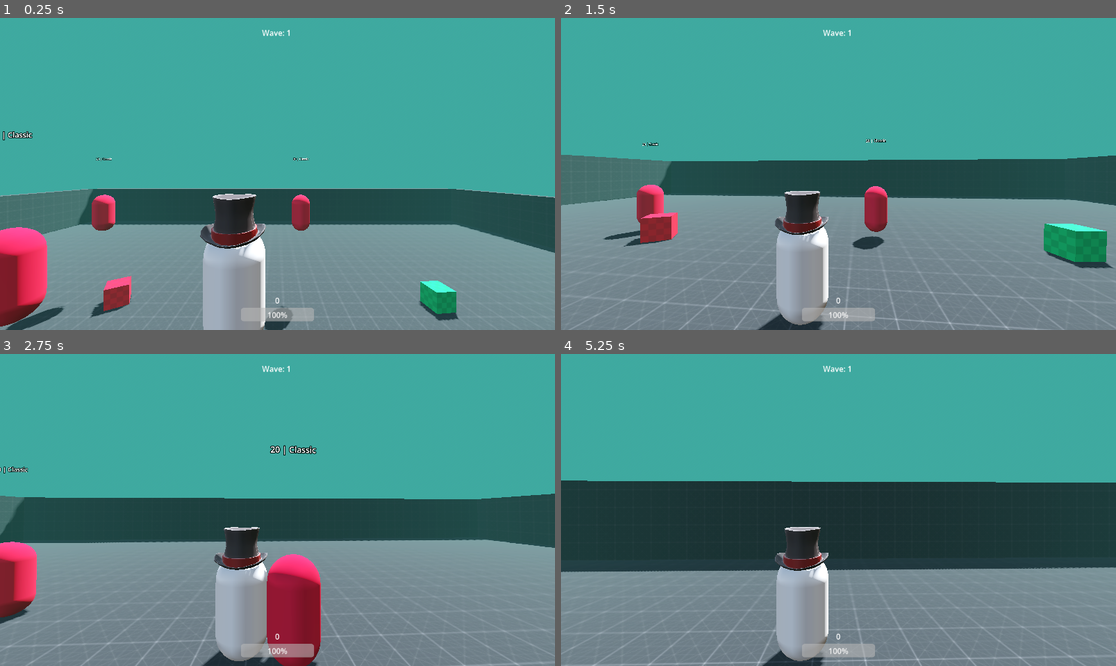
Above: before the commit, frames 1-4 (two rows, left to right).
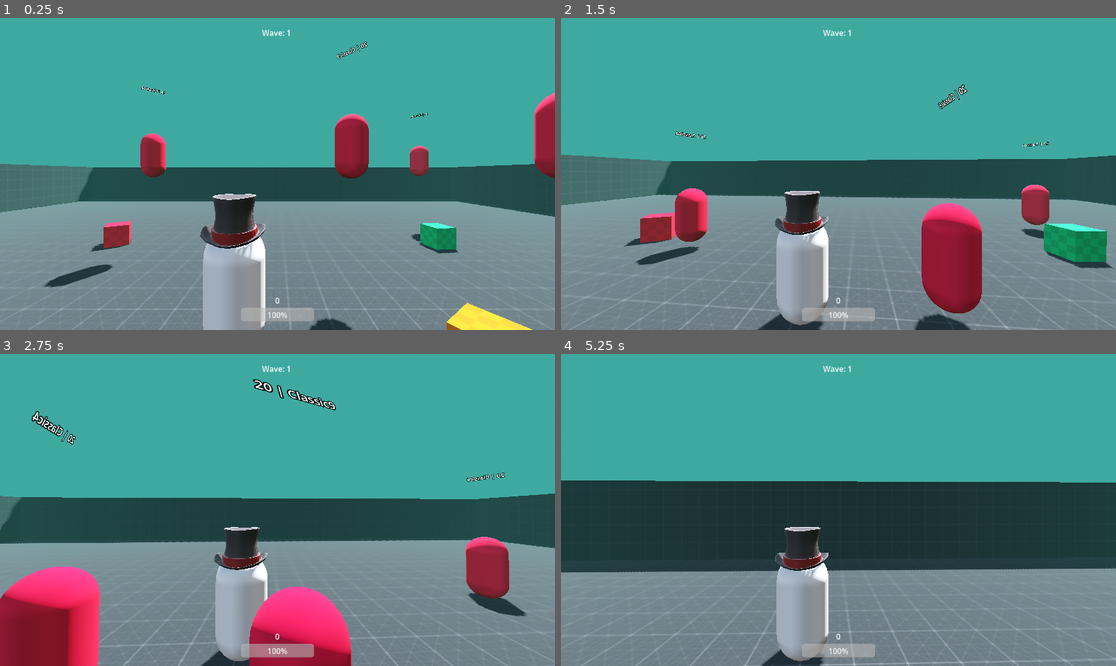
Above: after the commit, the same moments.

Repository: Just1n-Clark/tic-tac-attack
Game: Godot game, scene res://Scenes/Main.tscn
Two runs of this game, one before a commit and one after it. Both use one fixed random seed, a clock stepped at 60 frames per second and the inputs below.
Inputs (mouse positions are in pixels of both pictures, inside the frame that each line leads up to):
- Up to frame 1 (0.25 s): no input
- Up to frame 2 (1.5 s): move the mouse to (866, 174) at 0.52 s; hold W (forward) from 0.53 s (still down); click (866, 174) at 0.6 s; move the mouse to (810, 174) at 1.27 s; tap Space (alt_attack) at 1.35 s
- Up to frame 3 (2.75 s): keep holding W (forward); click (249, 510) at 1.55 s; move the mouse to (288, 503) at 2.02 s; click (288, 503) at 2.1 s
- Up to frame 4 (5.25 s): keep holding W (forward); move the mouse to (832, 516) at 2.77 s; tap Shift (dash) at 2.85 s; click (832, 516) at 3.05 s; move the mouse to (877, 513) at 3.52 s; click (877, 513) at 3.6 s; move the mouse to (794, 506) at 4.27 s; tap Space (alt_attack) at 4.35 s; click (794, 506) at 4.55 s; move the mouse to (844, 510) at 5.02 s; click (844, 510) at 5.1 s

The runs differ from the first frame. In frame 1, 24% of the frame differs, in the area x 0-100%, y 7-100%; in frame 2, 7.1%; in frame 3, 13%; in frame 4, 1.3%.

Commit message:
game manager sets up scene, no tinkering required.

Diff:
--- /dev/null
+++ b/GameManager.gd
@@ -0,0 +1,45 @@
+extends Node
+
+@export var player: PackedScene = preload("res://Scenes/Player.tscn");
+@export var enemy_spawner: PackedScene = preload("res://Scenes/EnemySpawner.tscn");
+
+@export var health_bar: ProgressBar;
+
+var player_instance: Player;
+var enemy_spawner_instance: EnemySpawner;
+
+func _ready() -> void:
+	initialize_game();
+
+func initialize_game():
+	player_instance = player.instantiate();
+	enemy_spawner_instance = enemy_spawner.instantiate();
+
+	# Set spawn position
+	player_instance.position = Vector3(0, 2, 0);
+
+	# Listen for game_over
+	player_instance.game_over.connect(_restart_game);
+
+	# Add to tree
+	add_child(player_instance);
+	add_child(enemy_spawner_instance);
+
+	# Set in Global for other scripts to access
+	Global.set_player(player_instance);
+
+	health_bar.init();
+
+func _restart_game():
+	# Remove spawned nodes
+	player_instance.queue_free();
+	enemy_spawner_instance.queue_free();
+
+	# Clean up enemies
+	var enemies = get_tree().get_nodes_in_group("enemy");
+	for enemy in enemies:
+		enemy.queue_free();
+
+	# Respawn nodes
+	# Call at end of frame to avoid initializing and deleting in same frame
+	call_deferred("initialize_game");
--- a/Global.gd
+++ b/Global.gd
@@ -5,11 +5,14 @@
 signal all_enemies_dead;
 signal game_win;
 
-var player: CharacterBody3D
+var player: CharacterBody3D;
 
 var score: int = 0;
 var current_wave: int = 0;
 var enemy_count: int = 0;
+
+func set_player(player_instance: Player):
+	player = player_instance;
 
 func add_score(amount: int):
 	score += amount;
--- /dev/null
+++ b/Scenes/EnemySpawner.tscn
@@ -0,0 +1,6 @@
+[gd_scene format=3 uid="uid://cyh57lqhw51kv"]
+
+[ext_resource type="Script" uid="uid://ox1lncgt811h" path="res://Scripts/EnemySpawner.gd" id="1_4b1db"]
+
+[node name="EnemySpawner" type="Node" unique_id=1512400825]
+script = ExtResource("1_4b1db")
--- a/Scenes/Main.tscn
+++ b/Scenes/Main.tscn
@@ -5,11 +5,10 @@
 [ext_resource type="Texture2D" uid="uid://dkdxi3wt4y7a2" path="res://Textures/Purple/texture_09.png" id="3_pbw6q"]
 [ext_resource type="Texture2D" uid="uid://lk3bjp4lr7f0" path="res://Textures/Green/texture_09.png" id="4_v1gob"]
 [ext_resource type="Texture2D" uid="uid://dl65ifwkj3l5j" path="res://Textures/Red/texture_09.png" id="5_jw32o"]
-[ext_resource type="PackedScene" uid="uid://dux45emmw4r5y" path="res://Scenes/Player.tscn" id="6_v1gob"]
 [ext_resource type="Script" uid="uid://uqkcsmispwdv" path="res://Scripts/HealthBar.gd" id="8_50glp"]
 [ext_resource type="Script" uid="uid://dhh3boj8o202h" path="res://Scripts/wave_display.gd" id="9_4kpch"]
-[ext_resource type="Script" uid="uid://ox1lncgt811h" path="res://Scripts/EnemySpawner.gd" id="9_bmxlf"]
 [ext_resource type="Script" uid="uid://dd84fp7d8hpb7" path="res://Scripts/ScoreDisplay.gd" id="9_vy5pj"]
+[ext_resource type="Script" uid="uid://ph3p6j1q8uo0" path="res://GameManager.gd" id="11_4kpch"]
 
 [sub_resource type="ProceduralSkyMaterial" id="ProceduralSkyMaterial_pbw6q"]
 sky_horizon_color = Color(0.66224277, 0.6717428, 0.6867428, 1)
@@ -97,11 +96,6 @@
 [node name="WorldEnvironment" type="WorldEnvironment" parent="." unique_id=613867271]
 environment = SubResource("Environment_jw32o")
 
-[node name="Player" parent="." unique_id=23132170 instance=ExtResource("6_v1gob")]
-transform = Transform3D(1, 0, 0, 0, 1, 0, 0, 0, 1, 0, 5.014425, 0)
-sens_horizontal = 0.1
-sens_vertical = 0.1
-
 [node name="NavigationRegion3D" type="NavigationRegion3D" parent="." unique_id=1447674343]
 navigation_mesh = SubResource("NavigationMesh_v1gob")
 
@@ -159,7 +153,7 @@
 
 [node name="CanvasLayer" type="CanvasLayer" parent="." unique_id=952440100]
 
-[node name="ProgressBar" type="ProgressBar" parent="CanvasLayer" unique_id=625542704 node_paths=PackedStringArray("player")]
+[node name="ProgressBar" type="ProgressBar" parent="CanvasLayer" unique_id=625542704]
 anchors_preset = 7
 anchor_left = 0.5
 anchor_top = 1.0
@@ -172,7 +166,6 @@
 grow_horizontal = 2
 grow_vertical = 0
 script = ExtResource("8_50glp")
-player = NodePath("../../Player")
 
 [node name="score_display" type="Label" parent="CanvasLayer" unique_id=1663559404]
 anchors_preset = 7
@@ -238,6 +231,6 @@
 label_settings = SubResource("LabelSettings_4kpch")
 script = SubResource("GDScript_bmxlf")
 
-[node name="EnemySpawner" type="Node" parent="." unique_id=1728849347 node_paths=PackedStringArray("nav_region")]
-script = ExtResource("9_bmxlf")
-nav_region = NodePath("../NavigationRegion3D")
+[node name="GameManager" type="Node" parent="." unique_id=1888784146 node_paths=PackedStringArray("health_bar")]
+script = ExtResource("11_4kpch")
+health_bar = NodePath("../CanvasLayer/ProgressBar")
--- a/Scripts/Enemy.gd
+++ b/Scripts/Enemy.gd
@@ -14,6 +14,10 @@
 
 var MAX_HEALTH = 20;
 var current_health: float = MAX_HEALTH;
+
+var pre_attack_state: bool = false;
+
+var label: Label3D;
 
 @export var player : CharacterBody3D;
 
@@ -42,13 +46,21 @@
 
 	# Check if able to damage player
 	if global_position.distance_to(player.global_position) < ATTACK_DISTANCE:
+		if not pre_attack_state:
+			pre_attack_state = true;
+			await get_tree().create_timer(pre_attack_timer).timeout;
 
-		await get_tree().create_timer(pre_attack_timer).timeout;
+			if is_instance_valid(self):
+				pre_attack_state = false;
 
-		if global_position.distance_to(player.global_position) < ATTACK_DISTANCE:
-			if next_attack > attack_cooldown:
-				next_attack = 0;
-				player.take_damage(attack_damage);
+			if global_position.distance_to(player.global_position) < ATTACK_DISTANCE:
+				if next_attack > attack_cooldown:
+					next_attack = 0;
+					player.take_damage(attack_damage);
+
+	# Face label at player
+	var direction = Vector3(player.position.x, label.position.y, player.position.z);
+	label.look_at(direction, Vector3.UP);
 
 func die():
 	Global.decrement_enemy_count();
@@ -73,3 +85,12 @@
 	self.move_speed = stats.move_speed;
 	self.score_value = stats.score_value;
 	self.scale = Vector3(stats.size, stats.size, stats.size);
+
+	_spawn_label();
+
+func _spawn_label():
+	label = Label3D.new();
+	add_child(label);
+
+	label.global_position = global_position + Vector3(0, 3, 0);
+	label.text = "%d | " % current_health + name;
--- a/Scripts/EnemySpawner.gd
+++ b/Scripts/EnemySpawner.gd
@@ -18,9 +18,9 @@
 var wave_cooldown_time = 5;
 var enemies_per_wave = max_enemies;
 
-#region References
-@export var nav_region: NavigationRegion3D;
-#endregion
+##region References
+#@export var nav_region: NavigationRegion3D;
+##endregion
 
 func _ready() -> void:
 	_spawn_waves();
@@ -54,7 +54,8 @@
 
 func _spawn_enemy(valid_spawnables: Array[EnemyStats]):
 	var enemy_instance = enemy_prefab.instantiate();
-	nav_region.add_child(enemy_instance);
+	#nav_region.add_child(enemy_instance);
+	add_child(enemy_instance);
 
 	# Move away from world center to random location within bounds
 	enemy_instance.position = Vector3(
@@ -69,14 +70,15 @@
 	enemy_instance.name = enemy_type.name;
 	print("Spawned: %s" % enemy_instance.name);
 
-	_spawn_label(enemy_instance, enemy_type.name);
+	#_spawn_label(enemy_instance, enemy_type.name);
 
 	Global.increment_enemy_count();
 
 func _spawn_boss(amount: int):
 	for i in amount:
 		var boss_instance = enemy_prefab.instantiate();
-		nav_region.add_child(boss_instance);
+		#nav_region.add_child(boss_instance);
+		add_child(boss_instance);
 
 		boss_instance.position = Vector3(
 			randi_range(-10, 10),
@@ -90,7 +92,7 @@
 		boss_instance.name = enemy_type.name;
 		print("Boss spawned: %s" % boss_instance.name);
 
-		_spawn_label(boss_instance, enemy_type.name);
+		#_spawn_label(boss_instance, enemy_type.name);
 
 		Global.increment_enemy_count();
 
@@ -101,11 +103,3 @@
 			valid_spawnables.push_back(type);
 
 	return valid_spawnables;
-
-func _spawn_label(enemy_instance: CharacterBody3D, name: String):
-	var label = Label3D.new();
-	enemy_instance.add_child(label);
-
-	# Set position and text
-	label.global_position = enemy_instance.global_position + Vector3(0, 3, 0);
-	label.text = "%d | " % enemy_instance.current_health + name;
--- a/Scripts/HealthBar.gd
+++ b/Scripts/HealthBar.gd
@@ -1,10 +1,12 @@
 extends ProgressBar
 
-@export var player: Player
+@export var player: Player;
 
-func _ready() -> void:
-	player.health_changed.connect(update);
-	update();
+func init():
+	player = Global.player;
 
-func update():
+	player.health_changed.connect(_update);
+	_update();
+
+func _update():
 	value = player.current_health * 100 / player.MAX_HEALTH;
--- a/Scripts/Player.gd
+++ b/Scripts/Player.gd
@@ -12,7 +12,7 @@
 
 @export var camera: Camera3D
 
-@export var game_over_label: Label;
+#@export var game_over_label: Label;
 
 #region Movement
 const JUMP_VELOCITY = 4.5
@@ -38,8 +38,8 @@
 var horizontal_rotation: float;
 var vertical_rotation: float;
 
-@export var sens_horizontal = 0.3;
-@export var sens_vertical = 0.3
+@export var sens_horizontal = 0.1;
+@export var sens_vertical = 0.1;
 #endregion
 
 #region Health
@@ -160,12 +160,12 @@
 
 	is_dead = false;
 
-	#game_over.emit();
-	game_over_label.visible = true;
-
-	await get_tree().create_timer(10).timeout;
-
-	game_over_label.visible = false;
+	game_over.emit();
+	#game_over_label.visible = true;
+
+	#await get_tree().create_timer(10).timeout;
+
+	#game_over_label.visible = false;
 
 	_respawn();
 
Not shown, added: GameManager.gd.uid
